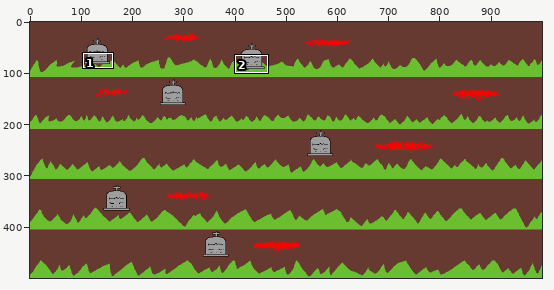
A pixel-art file gets an edit: assets/images/game_background/main_menu_background.aseprite. The picture above shows the old version from afar; the outline marks the close-up.
Close-up. First the earlier version:
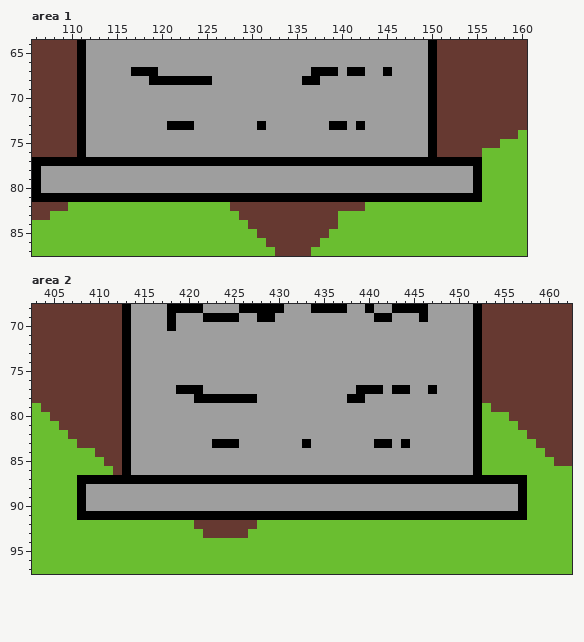
1000x500 pixels, 1 frame. Shown: area 1: x 106..160, y 64..87; area 2: x 403..462, y 68..97.
The same view after the edit:
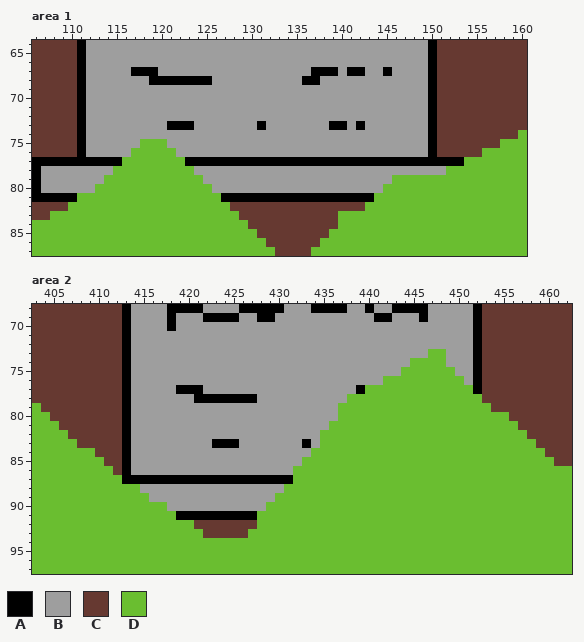
Palette (. is transparent): A #000000  B #9e9e9e  C #663931  D #6abe30
From old to new:
Area 1, layer "Layer #4":
y 75: x 118..120 BBB -> DDD
y 76: x 117..121 BBBBB -> DDDDD
y 77: x 116..122 AAAAAAA -> DDDDDDD; x 154..155 AA -> DD
y 78: x 115..123 BBBBBBBBB -> DDDDDDDDD; x 152..155 BBBA -> DDDD
y 79: x 114..124 BBBBBBBBBBB -> DDDDDDDDDDD; x 146..155 BBBBBBBBBA -> DDDDDDDDDD
y 80: x 113..125 BBBBBBBBBBBBB -> DDDDDDDDDDDDD; x 145..155 BBBBBBBBBBA -> DDDDDDDDDDD
y 81: x 111..126 AAAAAAAAAAAAAAAA -> DDDDDDDDDDDDDDDD; x 144..155 AAAAAAAAAAAA -> DDDDDDDDDDDD
Area 2, layer "Layer #6":
y 73: x 447..448 BB -> DD
y 74: x 445..448 BBBB -> DDDD
y 75: x 444..449 BBBBBB -> DDDDDD
y 76: x 442..450 BBBBBBBBB -> DDDDDDDDD
y 77: x 440..451 AABAABBABBBB -> DDDDDDDDDDDD
y 78: x 438..452 AABBBBBBBBBBBBA -> DDDDDDDDDDDDDDD
y 79..80: x 437..452 BBBBBBBBBBBBBBBA -> DDDDDDDDDDDDDDDD
y 81: x 436..452 BBBBBBBBBBBBBBBBA -> DDDDDDDDDDDDDDDDD
y 82: x 435..452 BBBBBBBBBBBBBBBBBA -> DDDDDDDDDDDDDDDDDD
y 83: x 435..452 BBBBBBAABABBBBBBBA -> DDDDDDDDDDDDDDDDDD
y 84: x 434..452 BBBBBBBBBBBBBBBBBBA -> DDDDDDDDDDDDDDDDDDD
y 85: x 433..452 BBBBBBBBBBBBBBBBBBBA -> DDDDDDDDDDDDDDDDDDDD
y 86: x 432..452 BBBBBBBBBBBBBBBBBBBBA -> DDDDDDDDDDDDDDDDDDDDD
y 87: x 408..412 AAAAA -> DDDDD; x 432..457 AAAAAAAAAAAAAAAAAAAAAAAAAA -> DDDDDDDDDDDDDDDDDDDDDDDDDD
y 88: x 408..414 ABBBBBB -> DDDDDDD; x 431..457 BBBBBBBBBBBBBBBBBBBBBBBBBBA -> DDDDDDDDDDDDDDDDDDDDDDDDDDD
y 89: x 408..415 ABBBBBBB -> DDDDDDDD; x 430..457 BBBBBBBBBBBBBBBBBBBBBBBBBBBA -> DDDDDDDDDDDDDDDDDDDDDDDDDDDD
y 90: x 408..417 ABBBBBBBBB -> DDDDDDDDDD; x 429..457 BBBBBBBBBBBBBBBBBBBBBBBBBBBBA -> DDDDDDDDDDDDDDDDDDDDDDDDDDDDD
y 91: x 408..418 AAAAAAAAAAA -> DDDDDDDDDDD; x 428..457 AAAAAAAAAAAAAAAAAAAAAAAAAAAAAA -> DDDDDDDDDDDDDDDDDDDDDDDDDDDDDD
Changed places in both close-ups, as pixel boxes (x1, y1, x2, y2):
changed: (77, 139, 221, 202)
changed: (374, 157, 482, 202)
changed: (257, 349, 527, 520)
changed: (77, 475, 176, 520)
